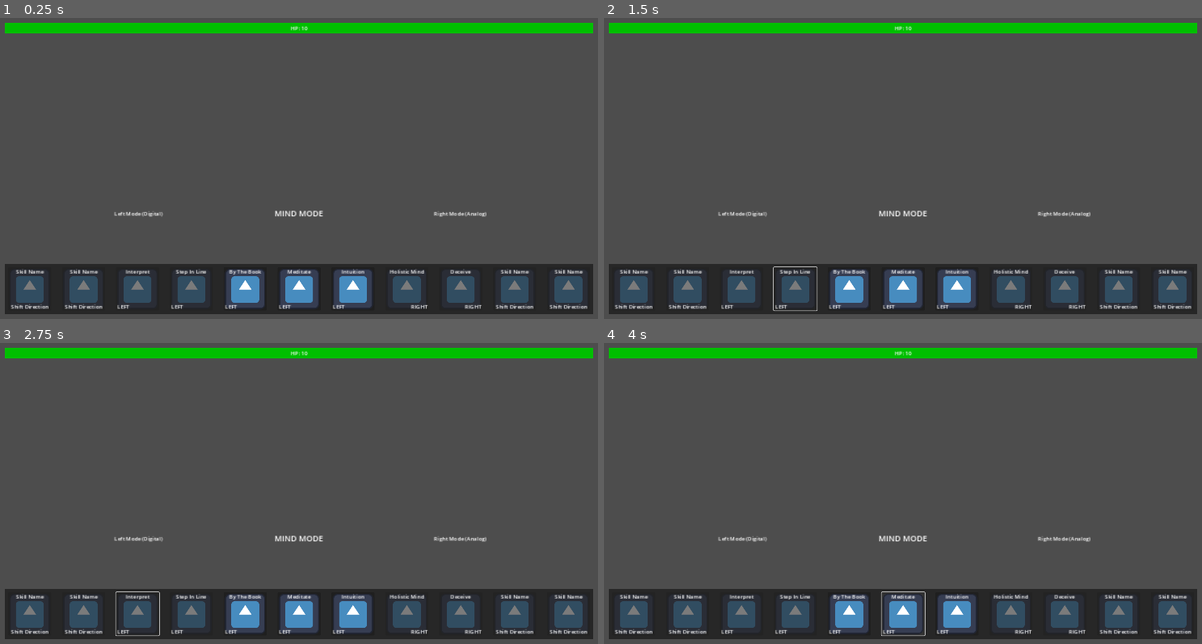
Above: before the commit, frames 1-4 (two rows, left to right).
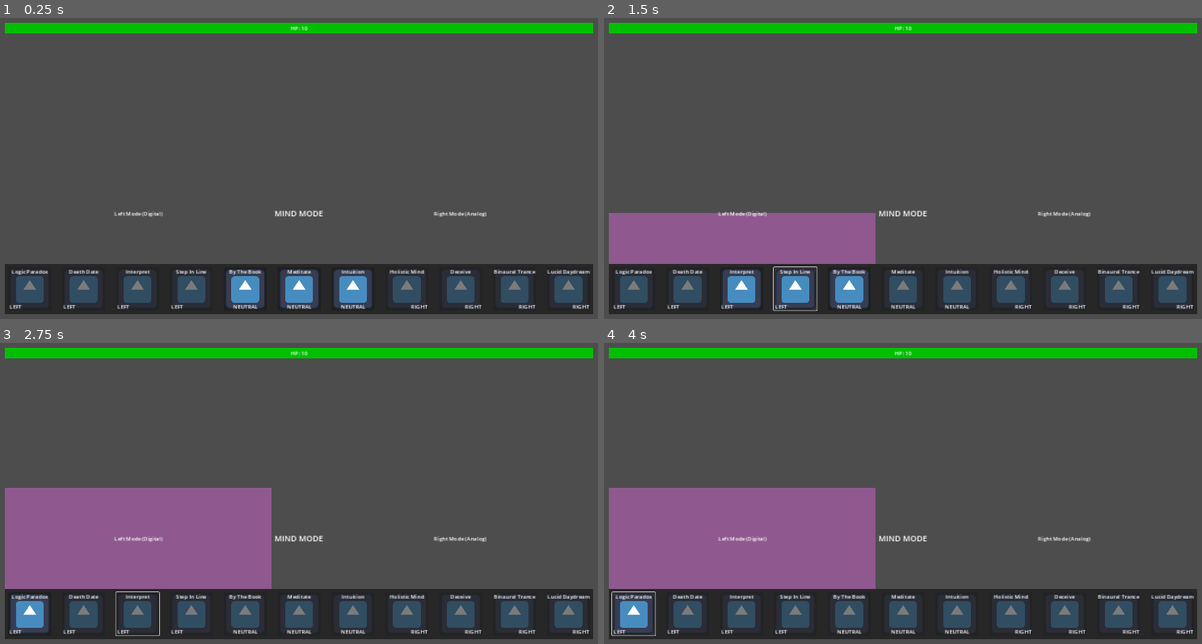
Above: after the commit, the same moments.

Repository: parallax-rat/Brainwave
Game: Godot game, scene res://Scenes/combat_test.tscn
Two runs of this game, one before a commit and one after it. Both use one fixed random seed, a clock stepped at 60 frames per second and the inputs below. The engine's default icon, where the game draws it, is replaced by a stand-in: a white triangle on a blue panel in a dark square.
Inputs (mouse positions are in pixels of both pictures, inside the frame that each line leads up to):
- Up to frame 1 (0.25 s): no input
- Up to frame 2 (1.5 s): click "By The Book" at 0.5 s; click (795, 288) at 1.25 s, where only the run after the commit has a clickable "Step In Line"
- Up to frame 3 (2.75 s): click (137, 613) at 2 s, where only the run after the commit has a clickable "Interpret"
- Up to frame 4 (4 s): click (633, 613) at 2.75 s, where only the run after the commit has a clickable "Logic Paradox"; click "Meditate" (after the commit: "Logic Paradox") at 3.5 s

The runs differ from the first frame. In frame 1, 0.6% of the frame differs, in the area x 1-99%, y 83-97%; in frame 2, 11%; in frame 3, 18%; in frame 4, 18%, in the area x 0-99%, y 48-98%.

Commit message:
More Improvements to Action Usage

Diff:
--- /dev/null
+++ b/Resources/Skills/Left/Death Date.tres
@@ -0,0 +1,15 @@
+[gd_resource type="Resource" script_class="Skill" load_steps=2 format=3 uid="uid://b6hcpaknhvg6s"]
+
+[ext_resource type="Script" path="res://Scripts/skill_resource.gd" id="1_1krgf"]
+
+[resource]
+script = ExtResource("1_1krgf")
+skill_name = "Death Date"
+description = "You've crunched the numbers and found the equation to determine someone's remaining lifespan; now you just need to reduce one of those variables to decrease it quicker."
+bonus_effect = ""
+type = 0
+step_value = 1
+skill_number = 1
+damage = 3.0
+healing = 0
+multiplier = 1.0
--- a/Resources/Skills/Left/Interpret.tres
+++ b/Resources/Skills/Left/Interpret.tres
@@ -9,7 +9,7 @@
 bonus_effect = "For each skipped enemy turn, increase Logic Paradox's next damage dealt."
 skill_type = 0
 step_value = 2
+skill_number = 2
 damage = 2.0
 healing = 0
 multiplier = 1.0
-linked_skills = Array[ExtResource("1_cmohw")]([])
--- /dev/null
+++ b/Resources/Skills/Left/Logic Paradox.tres
@@ -0,0 +1,15 @@
+[gd_resource type="Resource" script_class="Skill" load_steps=2 format=3 uid="uid://chix85jyw8uum"]
+
+[ext_resource type="Script" path="res://Scripts/skill_resource.gd" id="1_7fglk"]
+
+[resource]
+script = ExtResource("1_7fglk")
+skill_name = "Logic Paradox"
+description = "Fully digital, you need to create an escape back to a balanced mind. Thus, the paradox is created in your logic thinking and violently snaps you back to your senses."
+bonus_effect = "Debuff Self- Digital skills half damage for three turns."
+type = 0
+step_value = 5
+skill_number = 0
+damage = 4.0
+healing = 0
+multiplier = 1.0
--- a/Resources/Skills/Left/Step in Line.tres
+++ b/Resources/Skills/Left/Step in Line.tres
@@ -8,8 +8,8 @@
 description = ""
 bonus_effect = "If enemy has a debuff, add +1 to its duration, and skip their turn."
 skill_type = 0
-step_value = 0
+step_value = 1
+skill_number = 3
 damage = 1.0
 healing = 0
 multiplier = 1.0
-linked_skills = Array[ExtResource("1_iwqws")]([])
--- a/Resources/Skills/Neutral/By The Book.tres
+++ b/Resources/Skills/Neutral/By The Book.tres
@@ -7,9 +7,9 @@
 skill_name = "By The Book"
 description = "Utilize your left mode. Protects you from enemy debuffs for 1 turn."
 bonus_effect = "Reflect enemy debuffs back toward them for the next 2 turns."
-skill_type = 0
+type = 1
 step_value = 1
+skill_number = 4
 damage = 1.0
 healing = 0
 multiplier = 1.0
-linked_skills = Array[ExtResource("1_erigl")]([])
--- a/Resources/Skills/Neutral/Intuition.tres
+++ b/Resources/Skills/Neutral/Intuition.tres
@@ -7,9 +7,9 @@
 skill_name = "Intuition"
 description = "Utilize your right mode. Prevents the enemy from being buffed for 1 turn."
 bonus_effect = "Steal enemy buffs for the next 2 turns."
-skill_type = 0
+type = 1
 step_value = 1
+skill_number = 6
 damage = 1.0
 healing = 0
 multiplier = 1.0
-linked_skills = Array[ExtResource("1_qanyq")]([])
--- a/Resources/Skills/Neutral/Meditate.tres
+++ b/Resources/Skills/Neutral/Meditate.tres
@@ -7,10 +7,9 @@
 skill_name = "Meditate"
 description = "Balanced mind, balanced health. Slow the frequency of your brainwaves, restoring [h] health."
 bonus_effect = "Next Turn: Block all damage from the enemy, and heal for that amount instead."
-skill_type = 0
+type = 1
 step_value = 1
-step_direction = 0
+skill_number = 5
 damage = 0.0
 healing = 1
 multiplier = 1.0
-linked_skills = Array[ExtResource("1_shug4")]([])
--- /dev/null
+++ b/Resources/Skills/Right/Binaural Trance.tres
@@ -0,0 +1,15 @@
+[gd_resource type="Resource" script_class="Skill" load_steps=2 format=3 uid="uid://bwx5aelckmhqd"]
+
+[ext_resource type="Script" path="res://Scripts/skill_resource.gd" id="1_dgvsw"]
+
+[resource]
+script = ExtResource("1_dgvsw")
+skill_name = "Binaural Trance"
+description = "Only in a deep trance can you actualize how to improve. Buffs neutral skills."
+bonus_effect = ""
+type = 2
+step_value = 1
+skill_number = 9
+damage = 3.0
+healing = 0
+multiplier = 1.0
--- a/Resources/Skills/Right/Deceive.tres
+++ b/Resources/Skills/Right/Deceive.tres
@@ -7,8 +7,9 @@
 skill_name = "Deceive"
 description = ""
 bonus_effect = "For each buff expired, increase stats by x for 1 turn."
-skill_type = 2
-damage = 2
+type = 2
+step_value = 2
+skill_number = 8
+damage = 2.0
 healing = 0
 multiplier = 1.0
-linked_skills = Array[ExtResource("1_uxtqk")]([])
--- a/Resources/Skills/Right/Holistic Mind.tres
+++ b/Resources/Skills/Right/Holistic Mind.tres
@@ -7,9 +7,9 @@
 skill_name = "Holistic Mind"
 description = ""
 bonus_effect = "Increase buff status +1 turn"
-skill_type = 2
-shift_direction = 2
-damage = 1
+type = 2
+step_value = 1
+skill_number = 7
+damage = 1.0
 healing = 0
 multiplier = 1.0
-linked_skills = Array[ExtResource("1_tyvoe")]([])
--- /dev/null
+++ b/Resources/Skills/Right/Lucid Daydream.tres
@@ -0,0 +1,15 @@
+[gd_resource type="Resource" script_class="Skill" load_steps=2 format=3 uid="uid://67r44d48xm2v"]
+
+[ext_resource type="Script" path="res://Scripts/skill_resource.gd" id="1_gfwkp"]
+
+[resource]
+script = ExtResource("1_gfwkp")
+skill_name = "Lucid Daydream"
+description = "Fully analog, you need to create an escape back to a balanced mind. Thus, your lucidity snaps you out of an endless daydream and back to reality."
+bonus_effect = "Debuff Self- Analog skills half damage for three turns."
+type = 2
+step_value = 5
+skill_number = 10
+damage = 4.0
+healing = 0
+multiplier = 1.0
--- a/Scenes/combat_test.tscn
+++ b/Scenes/combat_test.tscn
@@ -1,15 +1,21 @@
-[gd_scene load_steps=17 format=3 uid="uid://dgotg08v1neoe"]
+[gd_scene load_steps=23 format=3 uid="uid://dgotg08v1neoe"]
 
 [ext_resource type="Script" path="res://Scripts/game.gd" id="1_4yies"]
 [ext_resource type="PackedScene" uid="uid://7f812eakfokw" path="res://Scenes/skill_button.tscn" id="2_2yfi3"]
 [ext_resource type="Script" path="res://Scripts/player_health_bar.gd" id="2_koa7l"]
+[ext_resource type="Script" path="res://Scripts/LeftProgressBar.gd" id="3_so8xm"]
+[ext_resource type="Script" path="res://Scripts/RightProgressBar.gd" id="4_3pl6f"]
+[ext_resource type="Resource" uid="uid://chix85jyw8uum" path="res://Resources/Skills/Left/Logic Paradox.tres" id="4_dtipm"]
 [ext_resource type="Resource" uid="uid://dhs5yjl57b5oe" path="res://Resources/Skills/Left/Interpret.tres" id="4_gojse"]
 [ext_resource type="Resource" uid="uid://b1rnhk2ui35hv" path="res://Resources/Skills/Neutral/By The Book.tres" id="4_syuua"]
 [ext_resource type="Resource" uid="uid://c4ydkggb4vvjt" path="res://Resources/Skills/Left/Step in Line.tres" id="4_tmc7s"]
 [ext_resource type="Resource" uid="uid://b5ckt4v7cid7j" path="res://Resources/Skills/Neutral/Meditate.tres" id="5_wwlx2"]
+[ext_resource type="Resource" uid="uid://b6hcpaknhvg6s" path="res://Resources/Skills/Left/Death Date.tres" id="5_xmsad"]
 [ext_resource type="Resource" uid="uid://6u412qjwgcux" path="res://Resources/Skills/Neutral/Intuition.tres" id="6_ni2hc"]
 [ext_resource type="Resource" uid="uid://pp2hhl653lk1" path="res://Resources/Skills/Right/Holistic Mind.tres" id="8_yrrqf"]
 [ext_resource type="Resource" uid="uid://bsdmja76utqxs" path="res://Resources/Skills/Right/Deceive.tres" id="10_rh13u"]
+[ext_resource type="Resource" uid="uid://bwx5aelckmhqd" path="res://Resources/Skills/Right/Binaural Trance.tres" id="11_c0gvj"]
+[ext_resource type="Resource" uid="uid://67r44d48xm2v" path="res://Resources/Skills/Right/Lucid Daydream.tres" id="12_n5ch3"]
 
 [sub_resource type="StyleBoxFlat" id="StyleBoxFlat_7mom1"]
 content_margin_left = 2.0
@@ -122,6 +128,7 @@
 step = 1.0
 fill_mode = 3
 show_percentage = false
+script = ExtResource("3_so8xm")
 
 [node name="Label" type="Label" parent="GUI/CenterContainer/VBoxContainer/HBoxContainer/LeftProgressBar"]
 layout_mode = 1
@@ -163,6 +170,7 @@
 step = 1.0
 fill_mode = 3
 show_percentage = false
+script = ExtResource("4_3pl6f")
 
 [node name="Label2" type="Label" parent="GUI/CenterContainer/VBoxContainer/HBoxContainer/RightProgressBar"]
 layout_mode = 1
@@ -201,11 +209,12 @@
 theme_override_constants/separation = 32
 alignment = 1
 
-[node name="LeftButton4" parent="GUI/CenterContainer/VBoxContainer/PanelContainer/MarginContainer/HBoxContainer/LeftActionBar" instance=ExtResource("2_2yfi3")]
-layout_mode = 2
-disabled = true
-
-[node name="LeftButton3" parent="GUI/CenterContainer/VBoxContainer/PanelContainer/MarginContainer/HBoxContainer/LeftActionBar" instance=ExtResource("2_2yfi3")]
+[node name="LeftButton4" parent="GUI/CenterContainer/VBoxContainer/PanelContainer/MarginContainer/HBoxContainer/LeftActionBar" groups=["left_full"] instance=ExtResource("2_2yfi3")]
+layout_mode = 2
+disabled = true
+skill = ExtResource("4_dtipm")
+
+[node name="LeftButton3" parent="GUI/CenterContainer/VBoxContainer/PanelContainer/MarginContainer/HBoxContainer/LeftActionBar" groups=["left_3"] instance=ExtResource("2_2yfi3")]
 layout_mode = 2
 size_flags_horizontal = 10
 focus_neighbor_left = NodePath("../LeftButton2")
@@ -213,8 +222,9 @@
 focus_next = NodePath("../LeftButton4")
 focus_previous = NodePath("../LeftButton2")
 disabled = true
-
-[node name="LeftButton2" parent="GUI/CenterContainer/VBoxContainer/PanelContainer/MarginContainer/HBoxContainer/LeftActionBar" instance=ExtResource("2_2yfi3")]
+skill = ExtResource("5_xmsad")
+
+[node name="LeftButton2" parent="GUI/CenterContainer/VBoxContainer/PanelContainer/MarginContainer/HBoxContainer/LeftActionBar" groups=["left_2", "left_3"] instance=ExtResource("2_2yfi3")]
 layout_mode = 2
 size_flags_horizontal = 10
 focus_neighbor_right = NodePath("../LeftButton3")
@@ -228,7 +238,7 @@
 theme_override_constants/separation = 32
 alignment = 1
 
-[node name="LeftButton1" parent="GUI/CenterContainer/VBoxContainer/PanelContainer/MarginContainer/HBoxContainer/MiddleActionBar" node_paths=PackedStringArray("enable_skill", "name_label", "shift_label") instance=ExtResource("2_2yfi3")]
+[node name="LeftButton1" parent="GUI/CenterContainer/VBoxContainer/PanelContainer/MarginContainer/HBoxContainer/MiddleActionBar" node_paths=PackedStringArray("name_label", "shift_label") groups=["left_1", "left_2", "left_3"] instance=ExtResource("2_2yfi3")]
 layout_mode = 2
 size_flags_horizontal = 1
 size_flags_vertical = 1
@@ -236,23 +246,21 @@
 focus_next = NodePath("../NeutralButton2")
 disabled = true
 skill = ExtResource("4_tmc7s")
-enable_skill = NodePath("../../LeftActionBar/LeftButton2")
 name_label = NodePath("../../LeftActionBar/LeftButton2/Name")
 shift_label = NodePath("../../LeftActionBar/LeftButton2/MarginContainer/ShiftDirectionLabel")
 
-[node name="NeutralButton1" parent="GUI/CenterContainer/VBoxContainer/PanelContainer/MarginContainer/HBoxContainer/MiddleActionBar" node_paths=PackedStringArray("enable_skill", "disable_skill", "name_label", "shift_label") instance=ExtResource("2_2yfi3")]
+[node name="NeutralButton1" parent="GUI/CenterContainer/VBoxContainer/PanelContainer/MarginContainer/HBoxContainer/MiddleActionBar" node_paths=PackedStringArray("name_label", "shift_label") groups=["full_neutral", "left_1", "left_2"] instance=ExtResource("2_2yfi3")]
 layout_mode = 2
 size_flags_horizontal = 1
 size_flags_vertical = 1
 focus_neighbor_right = NodePath("../NeutralButton2")
 focus_next = NodePath("../NeutralButton2")
+disabled = true
 skill = ExtResource("4_syuua")
-enable_skill = NodePath("../LeftButton1")
-disable_skill = NodePath("../NeutralButton3")
 name_label = NodePath("../../LeftActionBar/LeftButton2/Name")
 shift_label = NodePath("../../LeftActionBar/LeftButton2/MarginContainer/ShiftDirectionLabel")
 
-[node name="NeutralButton2" parent="GUI/CenterContainer/VBoxContainer/PanelContainer/MarginContainer/HBoxContainer/MiddleActionBar" node_paths=PackedStringArray("name_label", "shift_label") instance=ExtResource("2_2yfi3")]
+[node name="NeutralButton2" parent="GUI/CenterContainer/VBoxContainer/PanelContainer/MarginContainer/HBoxContainer/MiddleActionBar" node_paths=PackedStringArray("name_label", "shift_label") groups=["full_neutral", "left_1", "right_1"] instance=ExtResource("2_2yfi3")]
 layout_mode = 2
 size_flags_horizontal = 1
 size_flags_vertical = 1
@@ -260,19 +268,21 @@
 focus_neighbor_right = NodePath("../NeutralButton3")
 focus_next = NodePath("../NeutralButton3")
 focus_previous = NodePath("../NeutralButton1")
+disabled = true
 skill = ExtResource("5_wwlx2")
 name_label = NodePath("../../LeftActionBar/LeftButton3/Name")
 shift_label = NodePath("../../LeftActionBar/LeftButton3/MarginContainer/ShiftDirectionLabel")
 
-[node name="NeutralButton3" parent="GUI/CenterContainer/VBoxContainer/PanelContainer/MarginContainer/HBoxContainer/MiddleActionBar" node_paths=PackedStringArray("name_label", "shift_label") instance=ExtResource("2_2yfi3")]
-layout_mode = 2
-size_flags_horizontal = 1
-size_flags_vertical = 1
+[node name="NeutralButton3" parent="GUI/CenterContainer/VBoxContainer/PanelContainer/MarginContainer/HBoxContainer/MiddleActionBar" node_paths=PackedStringArray("name_label", "shift_label") groups=["full_neutral", "right_1", "right_2"] instance=ExtResource("2_2yfi3")]
+layout_mode = 2
+size_flags_horizontal = 1
+size_flags_vertical = 1
+disabled = true
 skill = ExtResource("6_ni2hc")
 name_label = NodePath("../../LeftActionBar/LeftButton4/Name")
 shift_label = NodePath("../../LeftActionBar/LeftButton4/MarginContainer/ShiftDirectionLabel")
 
-[node name="RightButton1" parent="GUI/CenterContainer/VBoxContainer/PanelContainer/MarginContainer/HBoxContainer/MiddleActionBar" node_paths=PackedStringArray("name_label", "shift_label") instance=ExtResource("2_2yfi3")]
+[node name="RightButton1" parent="GUI/CenterContainer/VBoxContainer/PanelContainer/MarginContainer/HBoxContainer/MiddleActionBar" node_paths=PackedStringArray("name_label", "shift_label") groups=["right_1", "right_2", "right_3"] instance=ExtResource("2_2yfi3")]
 layout_mode = 2
 size_flags_horizontal = 1
 size_flags_vertical = 1
@@ -287,7 +297,7 @@
 theme_override_constants/separation = 32
 alignment = 1
 
-[node name="RightButton2" parent="GUI/CenterContainer/VBoxContainer/PanelContainer/MarginContainer/HBoxContainer/RightActionBar" node_paths=PackedStringArray("name_label", "shift_label") instance=ExtResource("2_2yfi3")]
+[node name="RightButton2" parent="GUI/CenterContainer/VBoxContainer/PanelContainer/MarginContainer/HBoxContainer/RightActionBar" node_paths=PackedStringArray("name_label", "shift_label") groups=["right_2", "right_3"] instance=ExtResource("2_2yfi3")]
 layout_mode = 2
 size_flags_horizontal = 2
 focus_neighbor_right = NodePath("../RightButton3")
@@ -297,24 +307,27 @@
 name_label = NodePath("../../LeftActionBar/LeftButton2/Name")
 shift_label = NodePath("../../LeftActionBar/LeftButton2/MarginContainer/ShiftDirectionLabel")
 
-[node name="RightButton3" parent="GUI/CenterContainer/VBoxContainer/PanelContainer/MarginContainer/HBoxContainer/RightActionBar" node_paths=PackedStringArray("name_label", "shift_label") instance=ExtResource("2_2yfi3")]
+[node name="RightButton3" parent="GUI/CenterContainer/VBoxContainer/PanelContainer/MarginContainer/HBoxContainer/RightActionBar" node_paths=PackedStringArray("name_label", "shift_label") groups=["right_3"] instance=ExtResource("2_2yfi3")]
 layout_mode = 2
 size_flags_horizontal = 2
-size_flags_vertical = 1
+size_flags_vertical = 4
 focus_neighbor_left = NodePath("../RightButton2")
 focus_neighbor_right = NodePath("../RightButton4")
 focus_next = NodePath("../RightButton4")
 focus_previous = NodePath("../RightButton2")
 disabled = true
+skill = ExtResource("11_c0gvj")
 name_label = NodePath("../../LeftActionBar/LeftButton3/Name")
 shift_label = NodePath("../../LeftActionBar/LeftButton3/MarginContainer/ShiftDirectionLabel")
 
-[node name="RightButton4" parent="GUI/CenterContainer/VBoxContainer/PanelContainer/MarginContainer/HBoxContainer/RightActionBar" node_paths=PackedStringArray("name_label", "shift_label") instance=ExtResource("2_2yfi3")]
-layout_mode = 2
-size_flags_horizontal = 2
-size_flags_vertical = 1
-disabled = true
+[node name="RightButton4" parent="GUI/CenterContainer/VBoxContainer/PanelContainer/MarginContainer/HBoxContainer/RightActionBar" node_paths=PackedStringArray("name_label", "shift_label") groups=["right_full"] instance=ExtResource("2_2yfi3")]
+layout_mode = 2
+size_flags_vertical = 4
+disabled = true
+skill = ExtResource("12_n5ch3")
 name_label = NodePath("../../LeftActionBar/LeftButton4/Name")
 shift_label = NodePath("../../LeftActionBar/LeftButton4/MarginContainer/ShiftDirectionLabel")
 
 [connection signal="hp_changed" from="." to="GUI/CenterContainer/PlayerHealthBar" method="_on_hp_changed"]
+[connection signal="mind_state_changed" from="." to="GUI/CenterContainer/VBoxContainer/HBoxContainer/LeftProgressBar" method="_on_combat_test_mind_state_changed"]
+[connection signal="mind_state_changed" from="." to="GUI/CenterContainer/VBoxContainer/HBoxContainer/RightProgressBar" method="_on_combat_test_mind_state_changed"]
--- /dev/null
+++ b/Scripts/LeftProgressBar.gd
@@ -0,0 +1,16 @@
+extends ProgressBar
+
+
+func _on_combat_test_mind_state_changed(new_mind_state):
+	if new_mind_state < 4:
+		match new_mind_state:
+			3:
+				value = 1
+			2:
+				value = 2
+			1:
+				value = 3
+			0:
+				value = 4
+	else:
+		value = 0
--- /dev/null
+++ b/Scripts/RightProgressBar.gd
@@ -0,0 +1,16 @@
+extends ProgressBar
+
+
+func _on_combat_test_mind_state_changed(new_mind_state):
+		if new_mind_state > 4:
+			match new_mind_state:
+				5:
+					value = 1
+				6:
+					value = 2
+				7:
+					value = 3
+				8:
+					value = 4
+		else:
+			value = 0
--- a/Scripts/game.gd
+++ b/Scripts/game.gd
@@ -1,10 +1,21 @@
 extends Node2D
+# main body to process most game functions
 
 signal hp_changed(new_hp)
-enum MindStates {
-	FULL_LEFT, LEFT_3, LEFT_2, LEFT_1,
+signal mind_state_changed(new_mind_state)
+
+enum {LEFT, NEUTRAL, RIGHT}
+enum {
+	FULL_LEFT,
+	LEFT_3,
+	LEFT_2,
+	LEFT_1,
 	FULL_NEUTRAL,
-	RIGHT_1, RIGHT_2, RIGHT_3, FULL_RIGHT}
+	RIGHT_1,
+	RIGHT_2,
+	RIGHT_3,
+	FULL_RIGHT,
+	}
 
 @export var health : int :
 	get:
@@ -12,22 +23,90 @@
 	set(new_health):
 		health = new_health
 		hp_changed.emit(new_health)
-@export var mind_state : MindStates
+@export var mind_state : int :
+	get:
+		return mind_state
+	set(new_state):
+		mind_state = clamp(new_state,0,10)
+		mind_state_changed.emit(new_state)
+		if mind_state < FULL_NEUTRAL:
+			mode = LEFT
+		elif mind_state > FULL_NEUTRAL:
+			mode = RIGHT
+		else:
+			mode = NEUTRAL
+
 var health_display : Label
-var active_skills = {}
 var skill_buttons
+var mode = NEUTRAL
+
+@onready var left_progress_bar = $GUI/CenterContainer/VBoxContainer/HBoxContainer/LeftProgressBar
+@onready var right_progress_bar = $GUI/CenterContainer/VBoxContainer/HBoxContainer/RightProgressBar
+
+func _init():
+	pass
+
+
+func _enter_tree():
+	pass
+
 
 func _ready():
 	skill_buttons = get_tree().get_nodes_in_group("skill_buttons")
-	mind_state = MindStates.FULL_NEUTRAL
-	printt("Starting Mind State: ",MindStates.keys()[mind_state])
+	mind_state = FULL_NEUTRAL
+	printt("Starting Mind State: ",mind_state)
 	call_deferred("connect_buttons")
+	call_deferred("enable_buttons")
+
 
 func connect_buttons():
 	for i in skill_buttons:
 		i.activate_skill.connect(_on_activate_skill)
 
+
 func _on_activate_skill(skill):
-	if mind_state != MindStates.FULL_NEUTRAL:
-		if skill.skill_type == skill.SkillTypes.NEUTRAL:
-			pass
+	print(skill.skill_name + " activated.")
+
+	for s in skill_buttons:
+		s.disabled = true
+
+	if skill.type == NEUTRAL and mode == LEFT:
+		mind_shift(RIGHT,skill.step_value)
+	elif skill.type == NEUTRAL and mode == RIGHT:
+		mind_shift(LEFT,skill.step_value)
+	elif skill.type == NEUTRAL and mode == NEUTRAL:
+		match skill.skill_number:
+			4: # by the book
+				mind_shift(LEFT,skill.step_value)
+			6: # intuition
+				mind_shift(RIGHT,skill.step_value)
+	else:
+		mind_shift(skill.type,skill.step_value)
+
+	enable_buttons()
+	print(mode)
+
+
+func mind_shift(direction, step_val):
+	printt("Mind shifting...",str(direction),str(step_val))
+	if step_val == FULL_NEUTRAL:
+		mind_state = FULL_NEUTRAL
+	elif direction == LEFT:
+		mind_state -= step_val
+	elif direction == RIGHT:
+		mind_state += step_val
+
+
+func enable_buttons():
+	var left = mind_state
+	var center = mind_state + 1
+	var right = mind_state + 2
+
+	if mind_state == FULL_LEFT:
+		skill_buttons[FULL_LEFT].disabled = false
+	elif mind_state == FULL_RIGHT:
+		skill_buttons[FULL_RIGHT].disabled = false
+	else:
+		skill_buttons[left].disabled = false
+		skill_buttons[center].disabled = false
+		skill_buttons[right].disabled = false
--- /dev/null
+++ b/Scripts/global.gd
@@ -0,0 +1,3 @@
+extends Node
+
+enum {LEFT, NEUTRAL, RIGHT}
--- a/Scripts/skill_button.gd
+++ b/Scripts/skill_button.gd
@@ -1,7 +1,7 @@
 class_name SkillButton
 extends Button
 
-signal activate_skill(skill_name:Skill)
+signal activate_skill(skill_name:Skill, button: SkillButton)
 
 @export var skill : Skill :
 	get:
@@ -13,12 +13,9 @@
 		else:
 			push_error("Cannot assign the non-skill: " + str(new_skill) + " to this location.")
 
-@export var enable_skill : SkillButton
-@export var disable_skill : SkillButton
 @export_group("Display")
 @export var name_label : Label
 @export var shift_label : Label
-
 
 var description : String
 var bonus_effect: String
--- a/Scripts/skill_resource.gd
+++ b/Scripts/skill_resource.gd
@@ -1,8 +1,8 @@
 class_name Skill
 extends Resource
 
-enum SkillType {LEFT = -1, NEUTRAL = 0, RIGHT = 1}
-enum StepValue {ONE_STEP = 1, TWO_STEPS = 2}
+enum SkillType {LEFT, NEUTRAL, RIGHT}
+enum StepValue {ONE_STEP = 1, TWO_STEPS = 2, RETURN_TO_CENTER = 4}
 
 const DAMAGE = "[d]"
 const HEALING = "[h]"
@@ -12,12 +12,12 @@
 @export_group("Display Info")
 @export_multiline var description : String
 @export_multiline var bonus_effect: String
-@export var skill_type : SkillType
+@export var type : SkillType
 @export var step_value : StepValue
+@export var skill_number : int
 @export var damage : float
 @export var healing : int
 @export var multiplier : float = 1.0
-@export var linked_skills : Array[Skill]
 
 func get_description() -> String:
 	return description.format({DAMAGE: str(damage),HEALING: str(healing), MULTIPLIER: str(multiplier)})
@@ -26,10 +26,13 @@
 	return bonus_effect.format({DAMAGE: str(damage),HEALING: str(healing), MULTIPLIER: str(multiplier)})
 
 func get_shift_direction():
-	return [str(SkillType.keys()[skill_type]),skill_type]
+	return [str(SkillType.keys()[type]),type]
 
 func get_damage() -> float:
 	return (damage * multiplier)
 
 func get_healing() -> float:
 	return (healing * multiplier)
+
+func get_skill_number() -> int:
+	return skill_number
--- a/project.godot
+++ b/project.godot
@@ -14,6 +14,10 @@
 run/main_scene="res://Scenes/combat_test.tscn"
 config/features=PackedStringArray("4.1", "Forward Plus")
 config/icon="res://Sprites/brain (2).svg"
+
+[autoload]
+
+Global="*res://Scripts/global.gd"
 
 [display]
 
